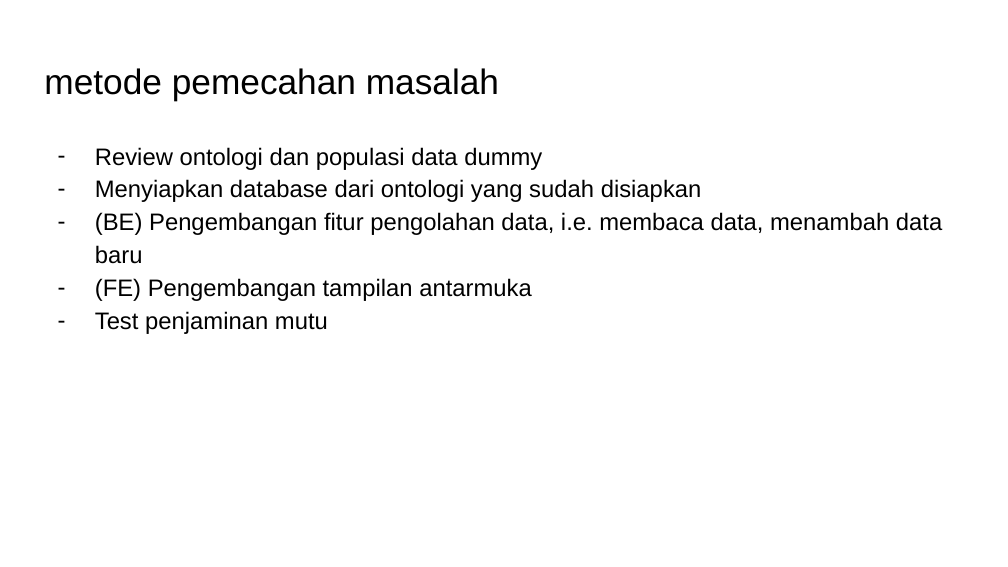
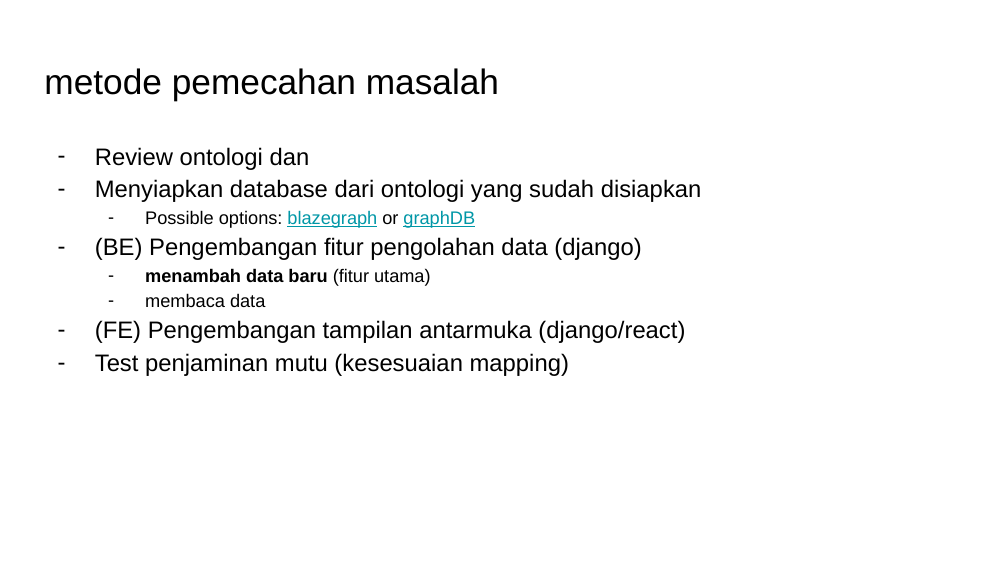
Before and after one commit to rcsenlia/Ontologi-Sejarah-Indonesia, a slide deck: slide 6 of MarkusLeonardWijaya/Draft Proposal-Markus Leonard Wijaya.pptx (slide 5 before the commit). Drawn at 1008x567 pixels with LibreOffice and Linux fonts; fonts in the diff are those of the drawing. Boxes give left, top, right and bottom in pixels: in the first picture for what was removed or moved away, otherwise in the second. Text is boxed around its words. In the diff, an @@ line names an element or a change of style, - is before the commit and + after.

```diff
--- a/MarkusLeonardWijaya/Draft Proposal-Markus Leonard Wijaya.pptx
+++ b/MarkusLeonardWijaya/Draft Proposal-Markus Leonard Wijaya.pptx
@@ text at (95,147,310,170): text changed @@
-– Review ontologi dan populasi data dummy
+– Review ontologi dan
@@ text at (95,237,685,376): text changed @@
-– (BE) Pengembangan fitur pengolahan data, i.e. membaca data, menambah data baru
-– (FE) Pengembangan tampilan antarmuka
-– Test penjaminan mutu
+  – Possible options: blazegraph or graphDB
+– (BE) Pengembangan fitur pengolahan data (django)
+  – menambah data baru (fitur utama)
+  – membaca data
+– (FE) Pengembangan tampilan antarmuka (django/react)
+– Test penjaminan mutu (kesesuaian mapping)
```
Also in this commit, not shown: 5 other slides changed, 1 slide added.
